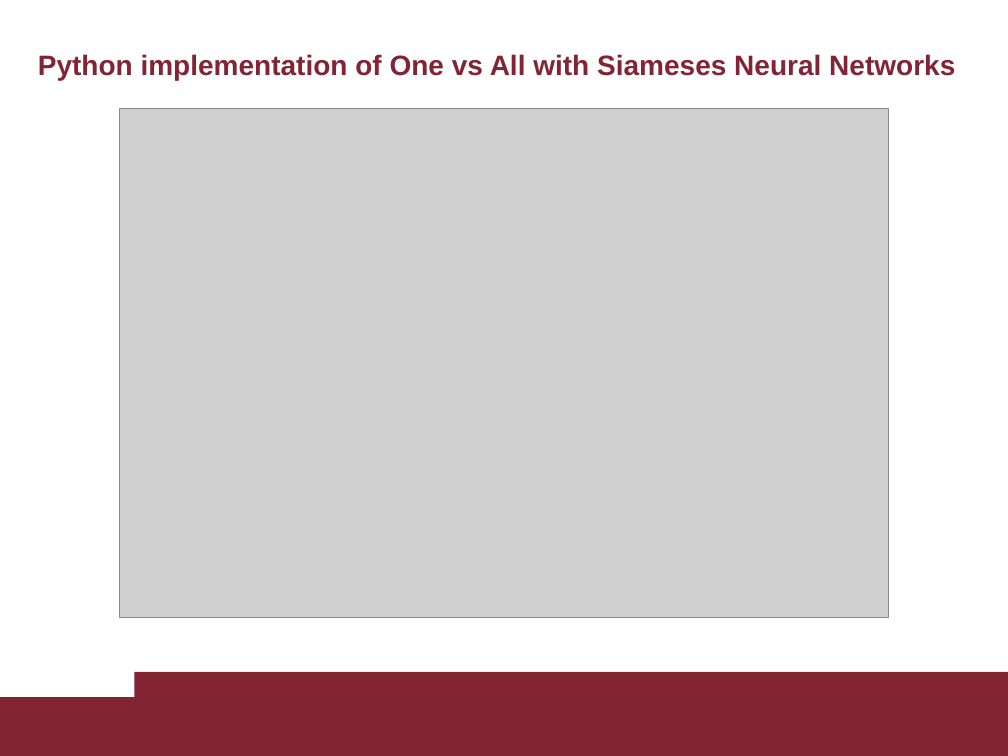
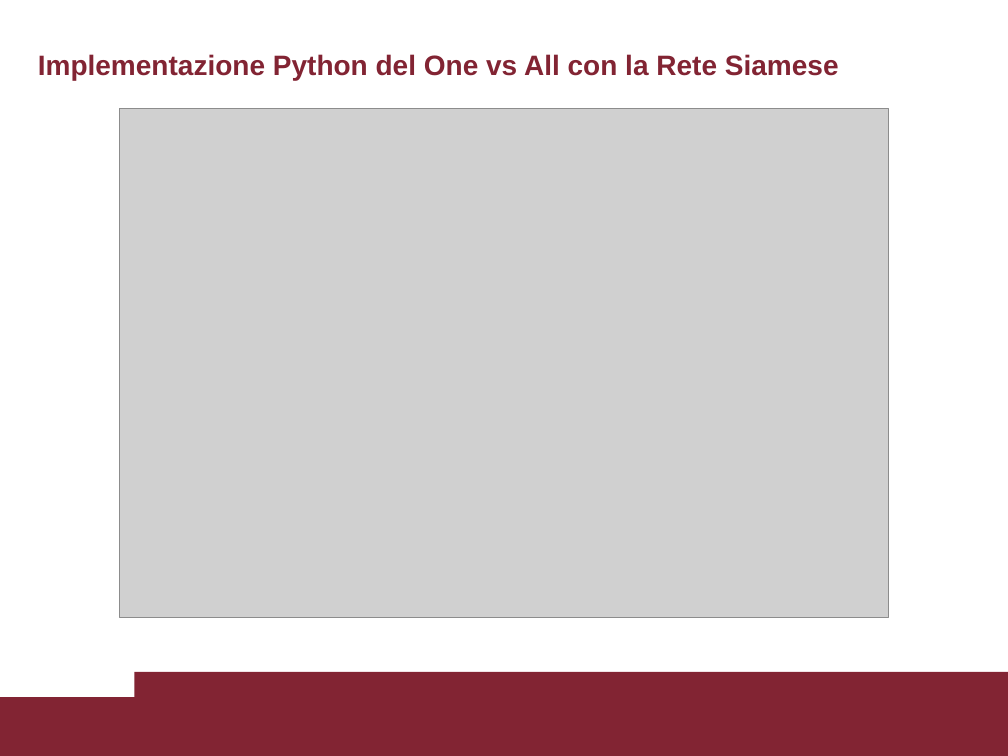
Before and after one commit to TarazGr/BSProj, a slide deck: slide 17 of Siamese Networks and Image Verification.pptx. Drawn at 1008x756 pixels with LibreOffice and Linux fonts; fonts in the diff are those of the drawing; grey boxes stand for pictures. Boxes give left, top, right and bottom in pixels: in the first picture for what was removed or moved away, otherwise in the second. Text is boxed around its words. In the diff, an @@ line names an element or a change of style, - is before the commit and + after.

```diff
--- a/Siamese Networks and Image Verification.pptx
+++ b/Siamese Networks and Image Verification.pptx
@@ title at [38, 54, 839, 80]: text changed @@
-Python implementation of One vs All with Siameses Neural Networks
+Implementazione Python del One vs All con la Rete Siamese
```
Also in this commit, not shown: 19 other slides changed, 2 other files.
